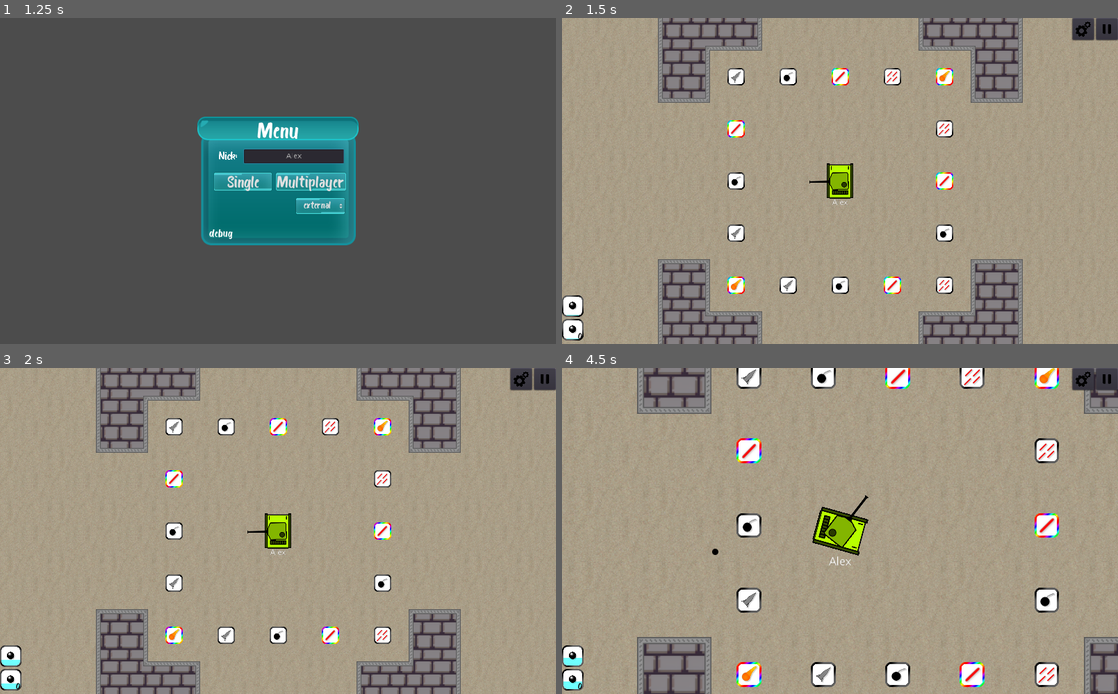
Above: before the commit, frames 1-4 (two rows, left to right).
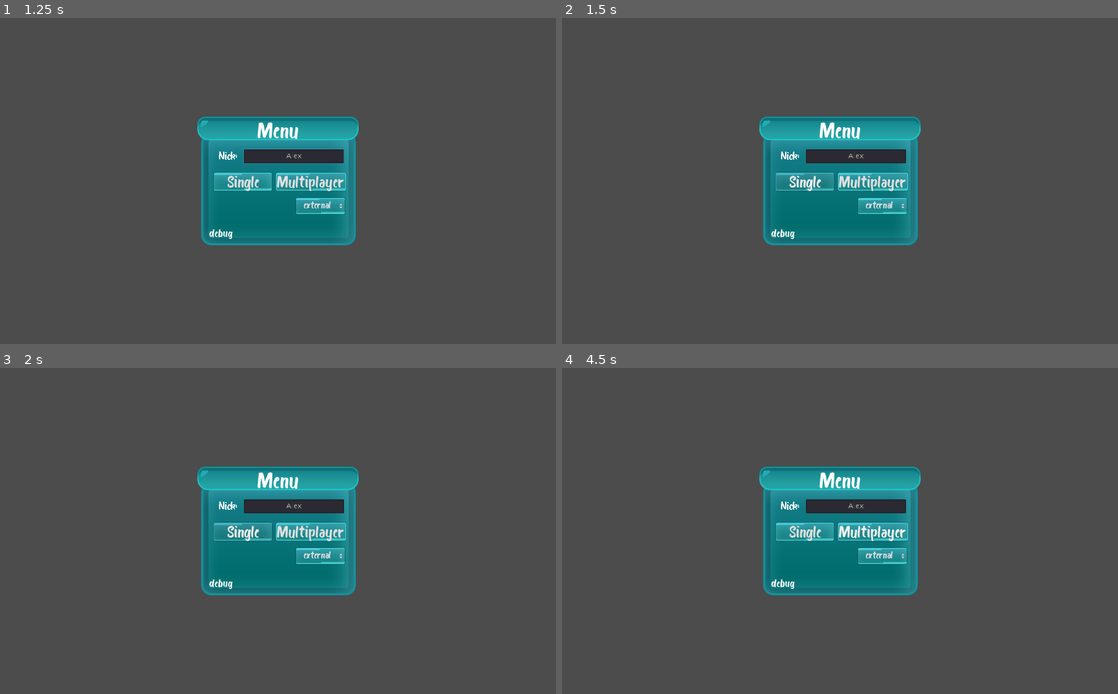
Above: after the commit, the same moments.

Repository: mm-102/godot_tanks
Game: Godot game, scene res://GameModeMaster.tscn
Same seed, same stepped clock (60 frames per second), same inputs: the game is played once before the commit and once after it.
Inputs (mouse positions are in pixels of both pictures, inside the frame that each line leads up to):
- Up to frame 1 (1.25 s): click (294, 154) at 0.52 s; type "Alex" at 0.6 s
- Up to frame 2 (1.5 s): click "Single" at 1.25 s
- Up to frame 3 (2 s): no input
- Up to frame 4 (4.5 s): click (806, 531) at 2 s, where only the run after the commit has a clickable "Single"; tap Enter at 2.75 s; move the mouse to (962, 514) at 2.77 s; hold D (p_right) 2.78-3.53 s; hold Tab (Scoreboard) 2.78-3.53 s; move the mouse to (728, 547) at 3.52 s; hold S (p_backward) 3.53-4.28 s; click (728, 547) at 3.6 s; move the mouse to (895, 459) at 4.27 s; hold D (p_right) from 4.28 s (still down); tap Mouse wheel up (p_zoom_in) at 4.35 s

Frame 1 is identical in both runs. In frame 2, 97% of the frame differs, in the area x 0-100%, y 0-100%; in frame 3, 97%; in frame 4, 98%.
Error after the commit: Parse Error: Can't preload resource at path: res://Singleplayer/Main.tscn (res://GameModeMaster.gd:6)

Commit message:
Add highlight an object for shooting in it :sparkles:

Diff:
--- a/Player/Tank/Tank.gd
+++ b/Player/Tank/Tank.gd
@@ -175,6 +175,10 @@
 	gun_ray_cast_node.enabled = true
 	gun_ray_cast_node.force_raycast_update()
 	if gun_ray_cast_node.is_colliding():
+		var collider = gun_ray_cast_node.get_collider()
+		if collider.has_method("highlight"):
+			collider.highlight(gun_ray_cast_node.get_collision_point()\
+					+ Vector2.UP.rotated(turret_node.rotation - PI * 0.5)*0.1)
 		gun_ray_cast_node.enabled = false
 		return true
 	gun_ray_cast_node.enabled = false
--- a/Player/Tank/Tank.tscn
+++ b/Player/Tank/Tank.tscn
@@ -96,7 +96,7 @@
 
 [node name="GunRayCast" type="RayCast2D" parent="Turret"]
 unique_name_in_owner = true
-cast_to = Vector2( 0, -100 )
+cast_to = Vector2( 0, -114 )
 collision_mask = 6
 
 [node name="AnimationPlayer" type="AnimationPlayer" parent="."]
--- a/Player/Tank/TankWreck.gd
+++ b/Player/Tank/TankWreck.gd
@@ -1,7 +1,7 @@
 extends StaticBody2D
 
 var life_time = GameSettings.Dynamic.Wreck.LifeTime
-var color
+var color := Color.black
 var s = GameSettings.Dynamic.Wreck
 
 
@@ -16,10 +16,13 @@
 
 
 func _ready():
-	$"CollisionShape2D/Sprite".modulate = color
+	$CollisionShape2D/Sprite.modulate = color
 	$Tween.interpolate_property($"CollisionShape2D/Sprite", "modulate", null, Color.black, 0.5)
 	$Tween.start()
-	$LifeTime.start(life_time)
+
+func highlight(_global_point):
+	$Highlight.highlight()
+
 
 func _on_LifeTime_timeout():
 	queue_free()
--- a/Player/Tank/TankWreck.tscn
+++ b/Player/Tank/TankWreck.tscn
@@ -1,8 +1,9 @@
-[gd_scene load_steps=8 format=2]
+[gd_scene load_steps=9 format=2]
 
 [ext_resource path="res://textures/tank_base.png" type="Texture" id=1]
 [ext_resource path="res://Player/Tank/TankWreck.gd" type="Script" id=2]
 [ext_resource path="res://Sound/wybuch1.wav" type="AudioStream" id=3]
+[ext_resource path="res://Player/Component/Highlight.tscn" type="PackedScene" id=4]
 
 [sub_resource type="RectangleShape2D" id=1]
 extents = Vector2( 24, 32 )
@@ -27,6 +28,7 @@
 color_initial_ramp = SubResource( 5 )
 
 [node name="TankWreck" type="StaticBody2D" groups=["Corpse"]]
+position = Vector2( 587, 322 )
 collision_layer = 2
 collision_mask = 0
 script = ExtResource( 2 )
@@ -35,6 +37,7 @@
 shape = SubResource( 1 )
 
 [node name="Sprite" type="Sprite" parent="CollisionShape2D"]
+modulate = Color( 0, 0, 0, 1 )
 scale = Vector2( 0.5, 0.5 )
 texture = ExtResource( 1 )
 
@@ -53,5 +56,9 @@
 autoplay = true
 max_distance = 600.0
 
+[node name="Highlight" parent="." instance=ExtResource( 4 )]
+_rect_size = Vector2( 52, 74 )
+_position = Vector2( -26, -37 )
+
 [connection signal="timeout" from="LifeTime" to="." method="_on_LifeTime_timeout"]
 [connection signal="tween_all_completed" from="Tween" to="." method="_on_Tween_tween_all_completed"]
--- a/Singleplayer/Game/Map/CreateMapCollision.gd
+++ b/Singleplayer/Game/Map/CreateMapCollision.gd
@@ -12,6 +12,7 @@
 
 func _ready():
 	build_collision()
+
 
 
 func _matrix_map(map, up_left_corners, rect):
--- a/Singleplayer/Main.tscn
+++ b/Singleplayer/Main.tscn
@@ -1,6 +1,7 @@
-[gd_scene load_steps=12 format=2]
+[gd_scene load_steps=14 format=2]
 
 [ext_resource path="res://Singleplayer/GUI/GUI.tscn" type="PackedScene" id=1]
+[ext_resource path="res://Player/Component/Highlight.tscn" type="PackedScene" id=2]
 [ext_resource path="res://Objects/Background.tscn" type="PackedScene" id=3]
 [ext_resource path="res://Global/MapTileSet.tres" type="TileSet" id=4]
 [ext_resource path="res://Singleplayer/Game/Map/CreateMapCollision.gd" type="Script" id=5]
@@ -9,6 +10,7 @@
 [ext_resource path="res://textures/ammo_box.png" type="Texture" id=8]
 [ext_resource path="res://Singleplayer/Game/Map/AmmoBoxesMap.gd" type="Script" id=9]
 [ext_resource path="res://Singleplayer/Game/Game.gd" type="Script" id=10]
+[ext_resource path="res://Player/Component/MapCollision.gd" type="Script" id=11]
 
 [sub_resource type="TileSet" id=2]
 0/name = "ammo_box.png 0"
@@ -49,6 +51,10 @@
 [node name="StaticBody2D" type="StaticBody2D" parent="Game/Map/TileMap"]
 collision_layer = 4
 collision_mask = 0
+script = ExtResource( 11 )
+
+[node name="Highlight" parent="Game/Map/TileMap/StaticBody2D" instance=ExtResource( 2 )]
+_rect_size = Vector2( 96, 96 )
 
 [node name="AmmoBoxesMap" type="TileMap" parent="Game/Map"]
 scale = Vector2( 0.5, 0.5 )
